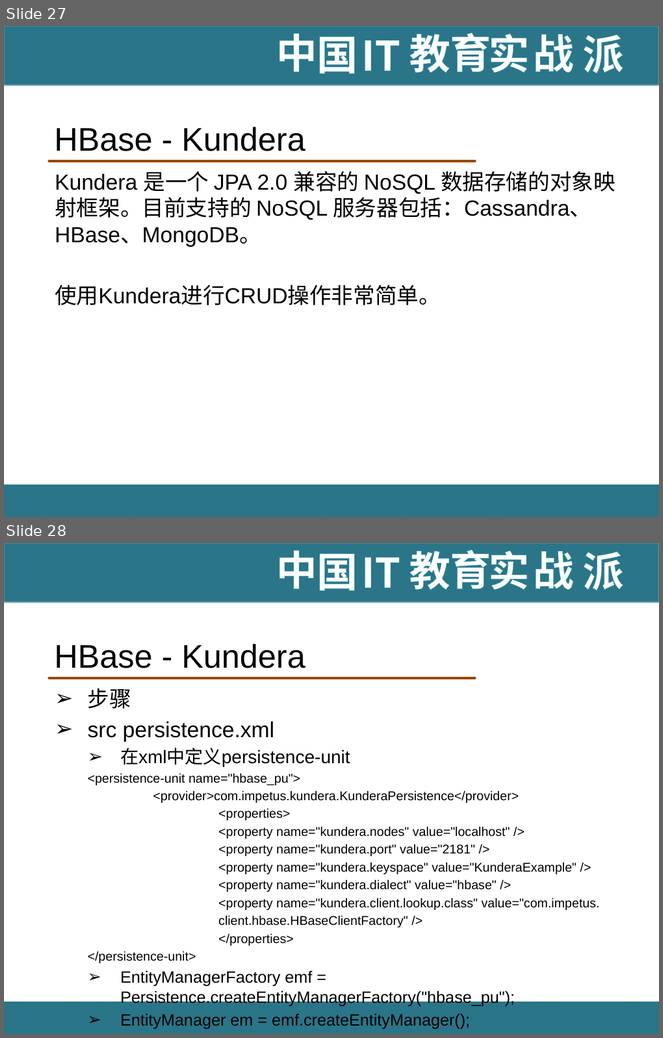
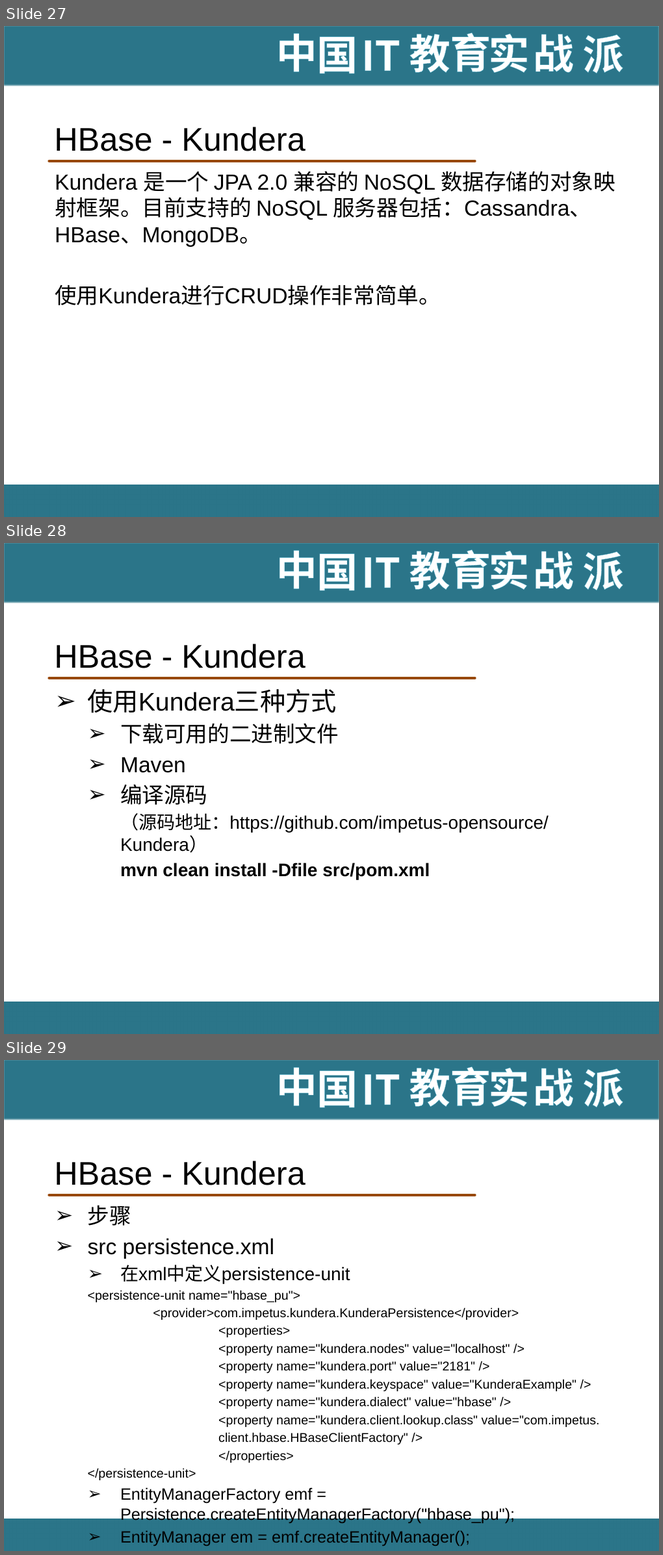
Before and after one commit to hanningxiao/BigData, a slide deck: [IT18掌www.it18zhang.com]HBase高级篇.pptx. Shown one above the other, each under a label of ours: slides 27 and 28 before the commit, slides 27, 28 and 29 after it. The pictures are 663x1038 and 663x1555 pixels, drawn with LibreOffice and Linux fonts; fonts in the diff are those of the drawing; background and template pictures are left out. Boxes give left, top, right and bottom in pixels: in the first picture for what was removed or moved away, otherwise in the second. Text is boxed around its words. In the diff, an @@ line names an element or a change of style, - is before the commit and + after.

```diff
--- a/[IT18掌www.it18zhang.com]HBase高级篇.pptx
+++ b/[IT18掌www.it18zhang.com]HBase高级篇.pptx
@@ slide 28 added at box(4, 543, 659, 1034), background #FFFFFF; not listed: 11 template elements that a slide beside it also shows @@
@@ title added at box(54, 644, 305, 668), 36 pt, text #000000 @@
+HBase - Kundera
@@ text added at box(88, 689, 549, 880), 20 pt, text #000000 @@
+➢ 使用Kundera三种方式
+  ➢ 下载可用的二进制文件
+  ➢ Maven
+  ➢ 编译源码
+    （源码地址：https://github.com/impetus-opensource/Kundera）
+    mvn clean install -Dfile src/pom.xml
@@ what was slide 28 is now slide 29 @@
```
Also in this commit, not shown: 1 other file.
